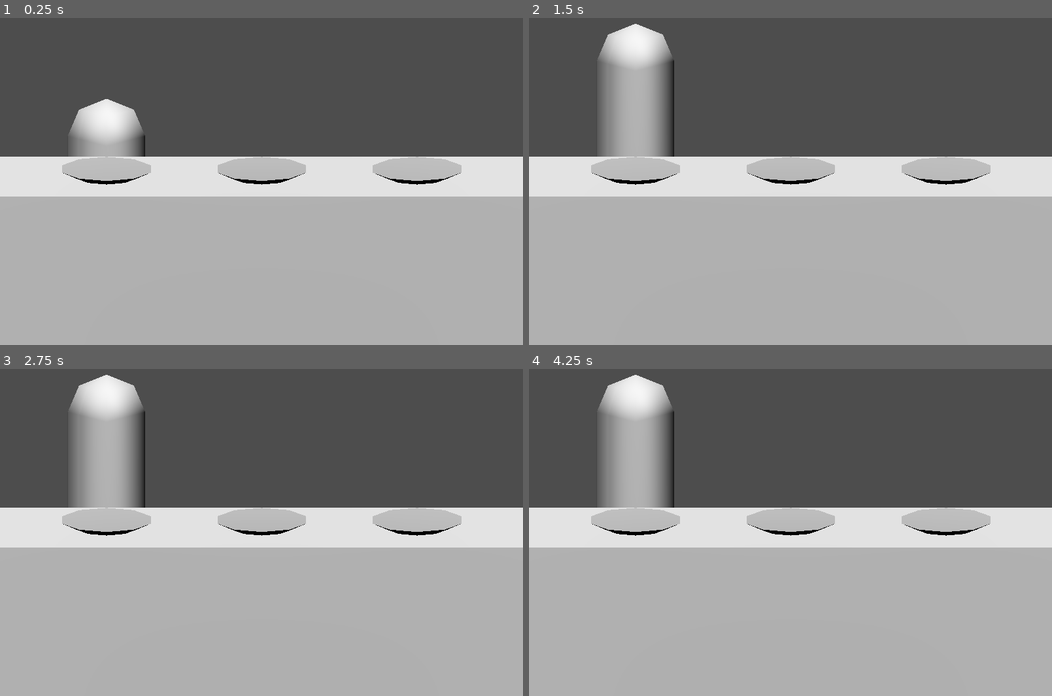
Above: before the commit, frames 1-4 (two rows, left to right).
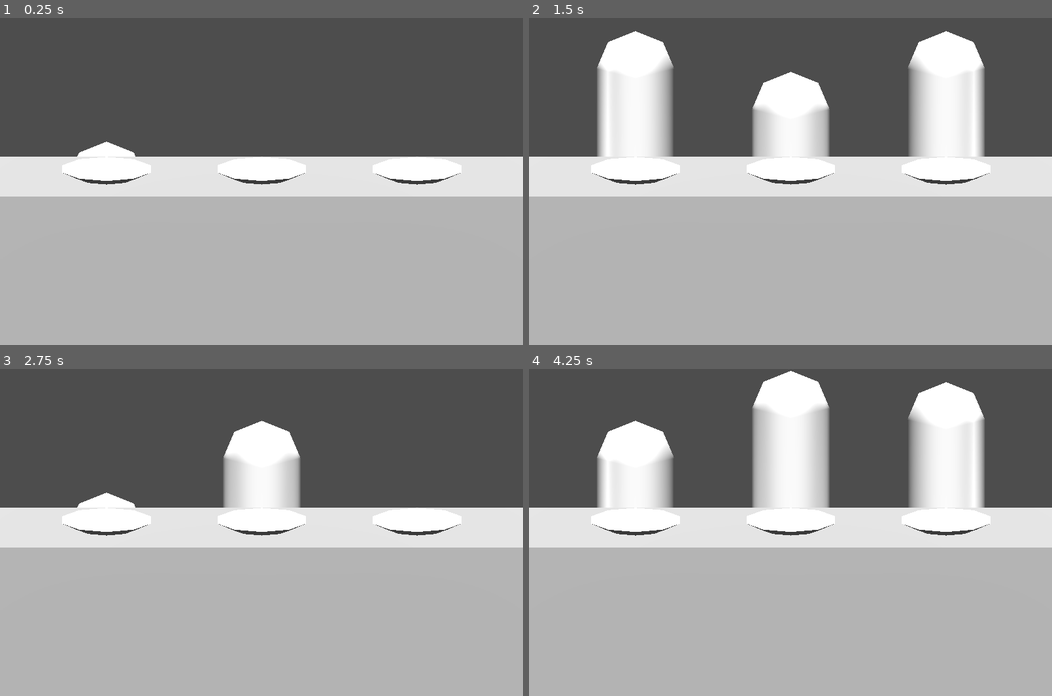
Above: after the commit, the same moments.

Repository: codie-sharp/faye-foods
Game: Godot game, scene res://MainScene.tscn
Same seed, same stepped clock (60 frames per second), same inputs: the game is played once before the commit and once after it.
Inputs:
- Up to frame 1 (0.25 s): no input
- Up to frame 2 (1.5 s): no input
- Up to frame 3 (2.75 s): no input
- Up to frame 4 (4.25 s): no input

The runs differ from the first frame. In frame 1, 5.2% of the frame differs, in the area x 11-89%, y 24-51%; in frame 2, 17%; in frame 3, 12%; in frame 4, 19%, in the area x 11-89%, y 0-51%.

Commit message:
major simplifications. Characters appearing and disappearing on a timer successfully

Diff:
--- /dev/null
+++ b/Character.tscn
@@ -0,0 +1,20 @@
+[gd_scene load_steps=4 format=3 uid="uid://bie0s44dycg67"]
+
+[ext_resource type="Script" path="res://CharacterScript.gd" id="1_8wequ"]
+
+[sub_resource type="StandardMaterial3D" id="StandardMaterial3D_o3lpo"]
+albedo_color = Color(0.784314, 0.784314, 0.784314, 1)
+disable_receive_shadows = true
+
+[sub_resource type="CapsuleMesh" id="CapsuleMesh_a5sqs"]
+material = SubResource("StandardMaterial3D_o3lpo")
+radius = 0.25
+radial_segments = 4
+rings = 1
+
+[node name="Character" type="Node3D"]
+script = ExtResource("1_8wequ")
+
+[node name="MeshInstance3D" type="MeshInstance3D" parent="."]
+cast_shadow = 0
+mesh = SubResource("CapsuleMesh_a5sqs")
--- a/Character1.tscn
+++ /dev/null
@@ -1,14 +0,0 @@
-[gd_scene load_steps=3 format=3 uid="uid://bie0s44dycg67"]
-
-[ext_resource type="Script" path="res://CharacterScript.gd" id="1_bbfjf"]
-
-[sub_resource type="CapsuleMesh" id="CapsuleMesh_a5sqs"]
-radius = 0.25
-radial_segments = 4
-rings = 1
-
-[node name="Character1" type="Node3D"]
-script = ExtResource("1_bbfjf")
-
-[node name="MeshInstance3D" type="MeshInstance3D" parent="."]
-mesh = SubResource("CapsuleMesh_a5sqs")
--- a/CharacterScript.gd
+++ b/CharacterScript.gd
@@ -1,13 +1,31 @@
 extends Node3D
 
-@export var move_distance: float = 1.0
-@export var move_duration: float = 0.5
+signal char_ready
+signal char_reset
 
-func _ready():
+var up_distance: float = 1.3
+var up_duration: float = 0.7
+var bob_distance: float = 0.1
+var bob_duration: float = 0.2
+
+func spawn():
+	var start_pos = global_transform.origin
+	var top_pos = start_pos + Vector3(0, up_distance, 0)
+	var end_pos = top_pos - Vector3(0, bob_distance, 0)
+
+	# Animate into the seat
 	var tween = get_tree().create_tween()
-	var start_pos = global_transform.origin
-	print(start_pos)
-	var target_pos = start_pos + Vector3(0, move_distance, 0)
-	print(target_pos)
+	tween.finished.connect(_on_reset)
 
-	tween.tween_property(self, "global_transform:origin", target_pos, move_duration)
+	tween.tween_property(self, "global_transform:origin", top_pos, up_duration)
+	tween.tween_property(self, "global_transform:origin", end_pos, bob_duration)
+
+	# Activate plate
+	emit_signal("char_ready", get_node("../Plate"))
+
+	# Animate leaving
+	tween.tween_interval(up_duration)
+	tween.tween_property(self, "global_transform:origin", start_pos, up_duration)
+
+func _on_reset():
+	emit_signal("char_reset", get_parent())
--- a/MainScene.tscn
+++ b/MainScene.tscn
@@ -1,28 +1,29 @@
 [gd_scene load_steps=8 format=3 uid="uid://vv4fufq63ka4"]
 
 [ext_resource type="Script" path="res://MainScript.gd" id="1_ffukx"]
-[ext_resource type="Script" path="res://SeatScript.gd" id="2_xsd8f"]
+[ext_resource type="PackedScene" uid="uid://bie0s44dycg67" path="res://Character.tscn" id="2_30pvr"]
 
 [sub_resource type="BoxMesh" id="BoxMesh_u8fmr"]
 size = Vector3(5, 1, 1)
 
-[sub_resource type="BoxShape3D" id="BoxShape3D_trcks"]
-size = Vector3(1, 2, 1)
-
 [sub_resource type="CylinderShape3D" id="CylinderShape3D_22slk"]
 radius = 0.25
 
-[sub_resource type="StandardMaterial3D" id="StandardMaterial3D_lhpdg"]
-albedo_color = Color(0.392157, 0.392157, 0.392157, 1)
+[sub_resource type="StandardMaterial3D" id="StandardMaterial3D_o3lpo"]
+albedo_color = Color(0.784314, 0.784314, 0.784314, 1)
+disable_receive_shadows = true
 
 [sub_resource type="CylinderMesh" id="CylinderMesh_i45ce"]
-material = SubResource("StandardMaterial3D_lhpdg")
+material = SubResource("StandardMaterial3D_o3lpo")
 top_radius = 0.3
 bottom_radius = 0.1
 height = 0.1
 radial_segments = 10
 rings = 2
 cap_bottom = false
+
+[sub_resource type="Environment" id="Environment_sry4h"]
+ambient_light_color = Color(1, 1, 1, 1)
 
 [node name="Main" type="Node3D"]
 script = ExtResource("1_ffukx")
@@ -34,63 +35,63 @@
 size = 2.1
 
 [node name="Counter" type="MeshInstance3D" parent="."]
+cast_shadow = 0
 mesh = SubResource("BoxMesh_u8fmr")
 skeleton = NodePath("")
 
 [node name="Seats" type="Node3D" parent="Counter"]
 
-[node name="Seat1" type="Area3D" parent="Counter/Seats"]
-transform = Transform3D(1, 0, 0, 0, 1, 0, 0, 0, 1, -1, 0.25, -1)
-script = ExtResource("2_xsd8f")
+[node name="Seat1" type="Node3D" parent="Counter/Seats"]
+transform = Transform3D(1, 0, 0, 0, 1, 0, 0, 0, 1, -1, 0, 0)
 
-[node name="CollisionShape3D" type="CollisionShape3D" parent="Counter/Seats/Seat1"]
-shape = SubResource("BoxShape3D_trcks")
+[node name="Plate" type="Area3D" parent="Counter/Seats/Seat1"]
+transform = Transform3D(1, 0, 0, 0, 1, 0, 0, 0, 1, 0, 0.5, 0)
 
-[node name="Seat2" type="Area3D" parent="Counter/Seats"]
-transform = Transform3D(1, 0, 0, 0, 1, 0, 0, 0, 1, 0, 0.25, -1)
-script = ExtResource("2_xsd8f")
-index = 1
-
-[node name="CollisionShape3D" type="CollisionShape3D" parent="Counter/Seats/Seat2"]
-shape = SubResource("BoxShape3D_trcks")
-
-[node name="Seat3" type="Area3D" parent="Counter/Seats"]
-transform = Transform3D(1, 0, 0, 0, 1, 0, 0, 0, 1, 1, 0.25, -1)
-script = ExtResource("2_xsd8f")
-index = 2
-
-[node name="CollisionShape3D" type="CollisionShape3D" parent="Counter/Seats/Seat3"]
-shape = SubResource("BoxShape3D_trcks")
-
-[node name="Plates" type="Node3D" parent="Counter"]
-
-[node name="Plate1" type="Area3D" parent="Counter/Plates"]
-transform = Transform3D(1, 0, 0, 0, 1, 0, 0, 0, 1, -1, 0.5, 0)
-
-[node name="CollisionShape3D" type="CollisionShape3D" parent="Counter/Plates/Plate1"]
+[node name="CollisionShape3D" type="CollisionShape3D" parent="Counter/Seats/Seat1/Plate"]
 shape = SubResource("CylinderShape3D_22slk")
 
-[node name="MeshInstance3D" type="MeshInstance3D" parent="Counter/Plates/Plate1"]
+[node name="MeshInstance3D" type="MeshInstance3D" parent="Counter/Seats/Seat1/Plate"]
+cast_shadow = 0
 mesh = SubResource("CylinderMesh_i45ce")
 
-[node name="Plate2" type="Area3D" parent="Counter/Plates"]
+[node name="Character" parent="Counter/Seats/Seat1" instance=ExtResource("2_30pvr")]
+transform = Transform3D(1, 0, 0, 0, 1, 0, 0, 0, 1, 0, -1, -1)
+
+[node name="Seat2" type="Node3D" parent="Counter/Seats"]
+
+[node name="Plate" type="Area3D" parent="Counter/Seats/Seat2"]
 transform = Transform3D(1, 0, 0, 0, 1, 0, 0, 0, 1, 0, 0.5, 0)
 
-[node name="CollisionShape3D" type="CollisionShape3D" parent="Counter/Plates/Plate2"]
+[node name="CollisionShape3D" type="CollisionShape3D" parent="Counter/Seats/Seat2/Plate"]
 shape = SubResource("CylinderShape3D_22slk")
 
-[node name="MeshInstance3D" type="MeshInstance3D" parent="Counter/Plates/Plate2"]
+[node name="MeshInstance3D" type="MeshInstance3D" parent="Counter/Seats/Seat2/Plate"]
 mesh = SubResource("CylinderMesh_i45ce")
 
-[node name="Plate3" type="Area3D" parent="Counter/Plates"]
-transform = Transform3D(1, 0, 0, 0, 1, 0, 0, 0, 1, 1, 0.5, 0)
+[node name="Character" parent="Counter/Seats/Seat2" instance=ExtResource("2_30pvr")]
+transform = Transform3D(1, 0, 0, 0, 1, 0, 0, 0, 1, 0, -1, -1)
 
-[node name="CollisionShape3D" type="CollisionShape3D" parent="Counter/Plates/Plate3"]
+[node name="Seat3" type="Node3D" parent="Counter/Seats"]
+transform = Transform3D(1, 0, 0, 0, 1, 0, 0, 0, 1, 1, 0, 0)
+
+[node name="Plate" type="Area3D" parent="Counter/Seats/Seat3"]
+transform = Transform3D(1, 0, 0, 0, 1, 0, 0, 0, 1, 0, 0.5, 0)
+
+[node name="CollisionShape3D" type="CollisionShape3D" parent="Counter/Seats/Seat3/Plate"]
 shape = SubResource("CylinderShape3D_22slk")
 
-[node name="MeshInstance3D" type="MeshInstance3D" parent="Counter/Plates/Plate3"]
+[node name="MeshInstance3D" type="MeshInstance3D" parent="Counter/Seats/Seat3/Plate"]
 mesh = SubResource("CylinderMesh_i45ce")
+
+[node name="Character" parent="Counter/Seats/Seat3" instance=ExtResource("2_30pvr")]
+transform = Transform3D(1, 0, 0, 0, 1, 0, 0, 0, 1, 0, -1, -1)
 
 [node name="DirectionalLight3D" type="DirectionalLight3D" parent="."]
 transform = Transform3D(1, 0, 0, 0, 0.5, 0.866025, 0, -0.866025, 0.5, 0, 5, 3)
 light_energy = 3.0
+
+[node name="WorldEnvironment" type="WorldEnvironment" parent="."]
+environment = SubResource("Environment_sry4h")
+
+[node name="SpawnTimer" type="Timer" parent="."]
+wait_time = 0.5
--- a/MainScript.gd
+++ b/MainScript.gd
@@ -1,25 +1,26 @@
 extends Node3D
 
-var char = preload("res://Character1.tscn").instantiate()
-var seats: Dictionary = {}
+var available_seats = []
 
 func _ready():
-	init_seats()
+	available_seats = get_node("Counter/Seats").get_children()
+	for seat in available_seats:
+		var char = seat.get_node("Character")
+		char.char_ready.connect(_on_char_ready)
+		char.char_reset.connect(_on_char_reset)
 	spawn_char()
 
-func init_seats():
-	var seats_node = get_node("Counter/Seats")
-	for seat in seats_node.get_children():
-		seats[seat.index] = {
-			"position": seat.global_transform.origin,
-			"ready": true
-		}
-		seat.seat_state_changed.connect(_on_seat_state_changed)
+	var timer = get_node("SpawnTimer")
+	timer.timeout.connect(spawn_char)
+	timer.start()
 
 func spawn_char():
-	var random_seat = seats[randi_range(0, seats.size() - 1)]
-	char.global_transform.origin = random_seat["position"] - Vector3(0, char.move_distance, 0)
-	add_child(char)
+	if available_seats:
+		var random_seat = available_seats.pop_at(randi_range(0, available_seats.size() - 1))
+		random_seat.get_node("Character").spawn()
 
-func _on_seat_state_changed(index, ready):
-	print(index, ready)
+func _on_char_ready(plate):
+	print(plate)
+
+func _on_char_reset(seat):
+	available_seats.append(seat)
--- a/SeatScript.gd
+++ /dev/null
@@ -1,5 +0,0 @@
-extends Area3D
-
-signal seat_state_changed
-
-@export var index: int
